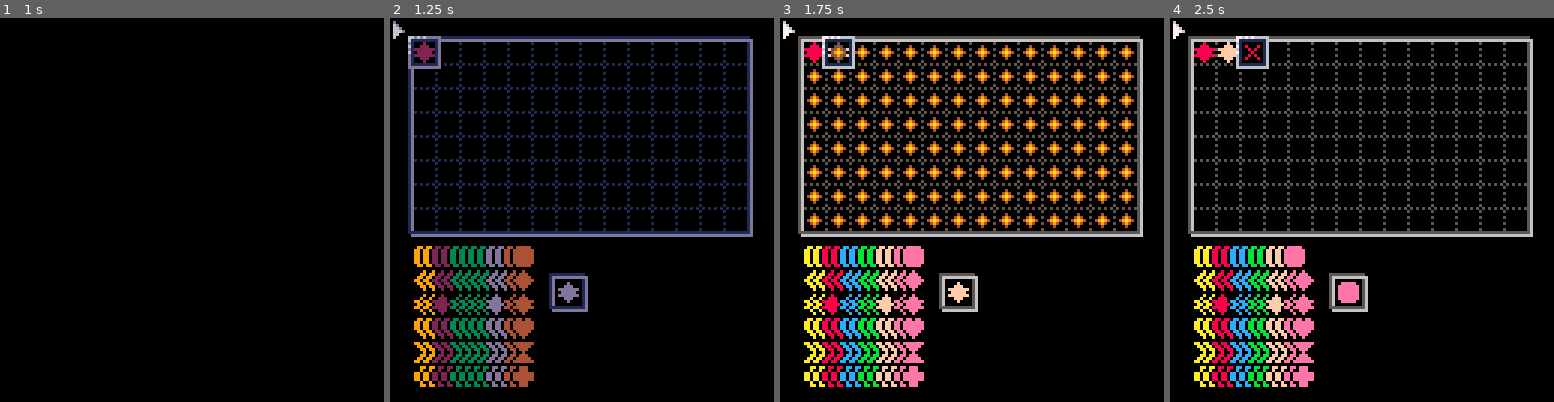
Above: before the commit, frames 1-4 (left to right).
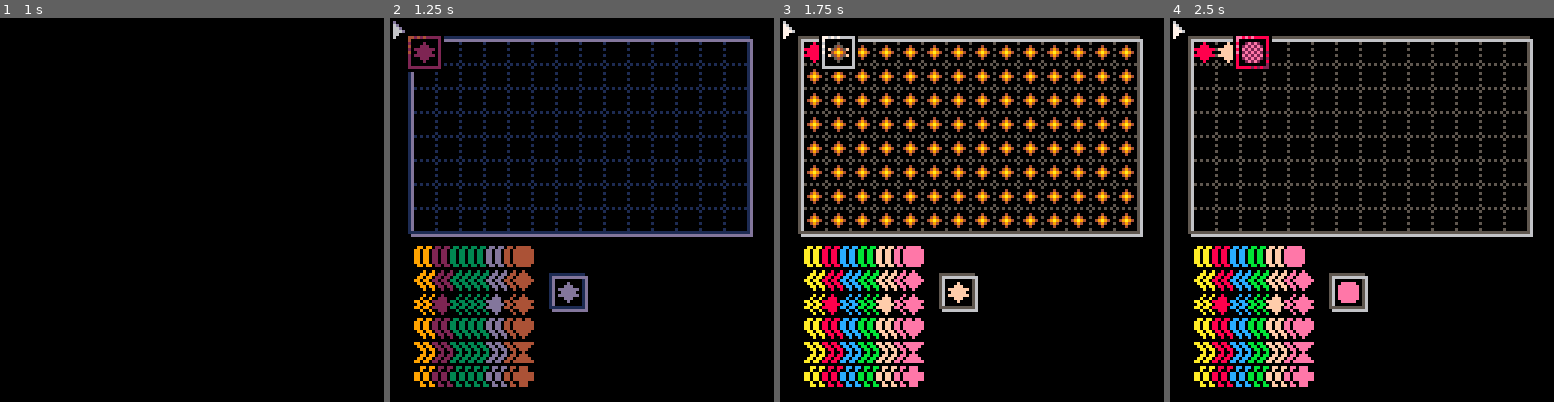
Above: after the commit, the same moments.

Repository: GPIforGit/mosaik
Game: PICO-8 cartridge mosaik.p8
The game is run twice, just before and just after one commit, with the same random seed, the same clock (stepped at 60 frames per second) and the same inputs.
Inputs:
- Up to frame 1 (1 s): tap X (X key) at 0.33 s; tap O (Z key) at 0.7 s
- Up to frame 2 (1.25 s): tap X (X key) at 1.07 s
- Up to frame 3 (1.75 s): hold Right from 1.6 s (still down); tap O (Z key) at 1.7 s
- Up to frame 4 (2.5 s): tap X (X key) at 1.85 s; release Right at 2.1 s; tap O (Z key) at 2.1 s; hold Up 2.15-2.42 s; hold Right from 2.47 s (still down)

Frame 1 is identical in both runs. In frame 2, 0.5% of the frame differs, in the area x 4-15%, y 4-15%; in frame 3, 0.3%; in frame 4, 0.8%, in the area x 16-27%, y 4-14%.

Commit message:
Version 1.01

Diff:
--- a/mosaik.p8
+++ b/mosaik.p8
@@ -4,6 +4,14 @@
 -- mosaik
 -- by gpi
 
+
+--[[ changelog
+version 1.01
+- change cursor in playfield
+- game crashed, when the last stone is placed while help-function is active
+
+--]]
+
 cartdata("7cbc3324-f304-4c01-b40a-466a4628c02f-mosaik")
 
 hiscore = dget(0)
@@ -14,7 +22,7 @@
 
 function _init()
 	-- font
-	?"\^@5f580001▒\^@56000800⁴⁵⁷\0\0¹\0\0\0\0\0\0\0`w\0g \0aw\0 …(1081 unchanged characters)… 0\0\0\0\0\0\0\0\0\0⁷\0\0\0²⁴\0\0\0\0\0\0³⁴⁷⁵⁵\0\0\0³⁴³⁵³\0\0\0⁶¹¹¹⁶\0\0\0⁷\t\t\t⁷\0\0\0⁷\0⁷¹⁷\0\0\0⁷¹³¹¹\0\0\0ᵉ¹\r\t⁶\0\0\0⁵⁵⁷⁵⁵\0\0\0¹¹¹¹¹\0\0\0⁴⁴⁴⁴⁵²\0\0⁵⁵³⁵⁵\0\0\0¹¹¹¹⁷\0\0\0■•‖■■\0\0\0\tᵇᶠ\r\t\0\0\0⁶\t\t\t⁶\0\0\0³⁴³¹¹\0\0\0⁶\t\t\r⁶⁸\0\0³⁴³⁵⁵\0\0\0⁶¹²⁴³\0\0\0⁷²²²²\0\0\0\t\t\t\t⁶ …(1635 unchanged characters)…
+	?"\^@5f580001▒\^@56000800⁴⁵⁷\0\0¹\0\0\0\0\0\0\0`w\0g \0aw\0 …(1081 unchanged characters)… 0\0\0\0\0\0\0\0\0\0⁷\0\0\0²⁴\0\0\0\0\0\0²⁵⁷⁵⁵\0\0\0³⁵³⁵³\0\0\0⁶¹¹¹⁶\0\0\0⁷\t\t\t⁷\0\0\0⁷¹⁷¹⁷\0\0\0⁷¹³¹¹\0\0\0ᵉ¹\r\t⁶\0\0\0⁵⁵⁷⁵⁵\0\0\0¹¹¹¹¹\0\0\0⁴⁴⁴⁴⁵²\0\0⁵⁵³⁵⁵\0\0\0¹¹¹¹⁷\0\0\0■•‖■■\0\0\0\tᵇᶠ\r\t\0\0\0⁶\t\t\t⁶\0\0\0³⁵³¹¹\0\0\0⁶\t\t\r⁶⁸\0\0³⁵³⁵⁵\0\0\0⁶¹²⁴³\0\0\0⁷²²²²\0\0\0\t\t\t\t⁶ …(1635 unchanged characters)…
  -- map settings
  ?"\^@5f560002 ▮"
  -- keyboard/mouse
@@ -38,8 +46,10 @@
 	  end
 
    if curlightlevel==0 then
-    handler = "gamestart"
-    flagvisible = false
+    if not btn(❎) and not btn(🅾️) then
+     handler = "gamestart"
+     flagvisible = false
+    end
    end
   end
 
@@ -70,9 +80,11 @@
 
  if handler == "gameover" then
   if	showplayfield and curlightlevel== 0 then
-   curlightlevel=10
-   lightlevel=10
-   showplayfield=false
+   if not btn(❎) and not btn(🅾️) then
+    curlightlevel=10
+    lightlevel=10
+    showplayfield=false
+   end
   end
 
   if not showplayfield then
@@ -126,7 +138,14 @@
 function str32(a)
  return tostr(a,2)
 end
-
+function comma(str)
+ local l=3
+ while l<#str do
+   str=sub(str,1,-l-1)..","..sub(str,-l,-1)
+   l+=4
+ end
+ return str
+end
 
 function div32(a,b)
 	local r,k,sig=0,0x0000.0001,1
@@ -385,32 +404,39 @@
  end
 
  --cursor
- spr(71,(cursorx+field.x-2)*8,(cursory+field.y-2)*8,3,3)
- if curstone and stoneget(cursorx,cursory).col==0 then
+ local curborder,visible=71,true
+ if curstone then
  	if not placeable(curstone,cursorx,cursory) then
-   spr(1,(cursorx+field.x-1)*8,(cursory+field.y-1)*8)
-  else
-   fillp(0b0101101001011010.110)
-   spr(stoneicon(curstone),(cursorx+field.x-1)*8,(cursory+field.y-1)*8)
-   fillp(0b1010010110100101.110)
-   pallight(curlightlevel\2)
-   spr(stoneicon(curstone),(cursorx+field.x-1)*8,(cursory+field.y-1)*8)
-   pallight()
-   fillp(0)
-  end
- end
+   curborder=119
+     --spr(1,(cursorx+field.x-1)*8,(cursory+field.y-1)*8)
+  	if stoneget(cursorx,cursory).col!= 0 then
+     visible= (time()*4\1) % 2 ==0
+   end
+  end
+
+  if visible then
+	  fillp(0b0101101001011010.110)
+	  spr(stoneicon(curstone),(cursorx+field.x-1)*8,(cursory+field.y-1)*8)
+	  fillp(0b1010010110100101.110)
+	  pallight(curlightlevel\2)
+	  spr(stoneicon(curstone),(cursorx+field.x-1)*8,(cursory+field.y-1)*8)
+	  pallight()
+	  fillp(0)
+  end
+ end
+
 
  --info
  local y = infopos.y
  print("sCORE:",infopos.x,y,6) y+=7
- print(str32(score),infopos.x+10,y,7) y+=10
- print("sTONES:",infopos.x,y,6) y+=7
- print(#rndstones+1,infopos.x+10,y,7) y+=10
- print("hIsCORE:",infopos.x,y,6) y+=7
- print(str32(hiscore),infopos.x+10,y,7) y+=7
+ print(comma(str32(score)),infopos.x+3,y,7) y+=10
+ print("sTONES LEFT:",infopos.x,y,6) y+=7
+ print(#rndstones+1,infopos.x+3,y,7) y+=10
+ print("hIGH-sCORE:",infopos.x,y,6) y+=7
+ print(comma(str32(hiscore)),infopos.x+3,y,7) y+=7
 
  -- debug
- if showdebug then
+ if showdebug and curstone then
 	 for x=1,field.w do
 	 	for y=1,field.h do
 	  	if placeable(curstone,x,y) then
@@ -420,9 +446,16 @@
 	 end
  end
 
- --mouse
+ --mouse/cursor
  pal(1,0)
- spr(2,stat(32),stat(33))
+ spr(curborder,(cursorx+field.x-2)*8,(cursory+field.y-2)*8,3,3)
+
+ local x,y=stat(32)\8,stat(33)\8
+ if x>=field.x and y>=field.y and x<field.x+field.w and y<field.y+field.h then
+  spr(4,stat(32),stat(33))
+ else
+  spr(2,stat(32),stat(33))
+ end
  pallight()
 end
 
@@ -441,7 +474,7 @@
  end
  printc("THE gAME IS oVER",51,7)
  printc("yOUR sCORE:",61,15)
- printc(str32(score),68,7)
+ printc(comma(str32(score)),68,7)
 end
 
 function multiline(str,y,col)
Not shown, changed: 37 lines of the sprite sheet (__gfx__) section of mosaik.p8
Not shown, changed: the music (__music__) section of mosaik.p8
